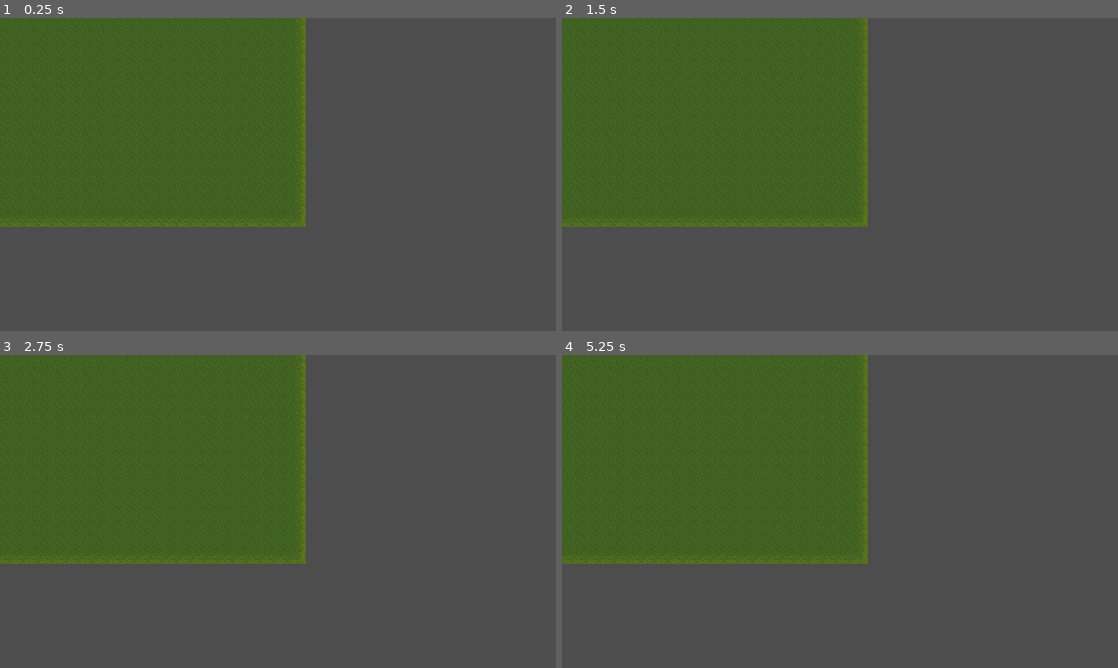
Above: before the commit, frames 1-4 (two rows, left to right).
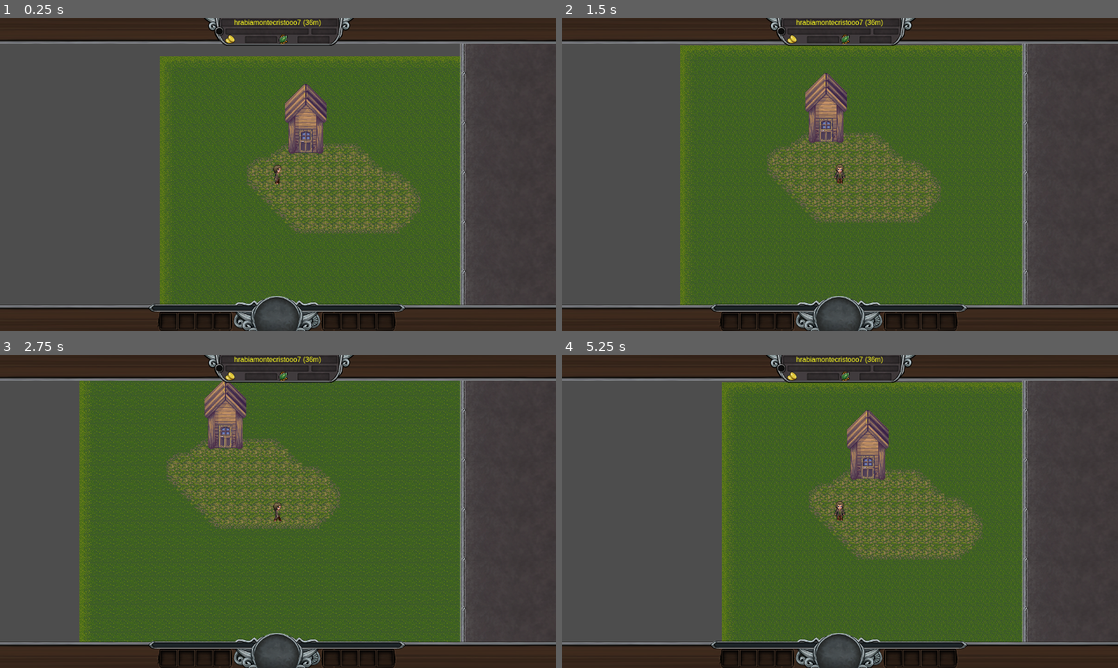
Above: after the commit, the same moments.

Repository: WicherK/Margonem-Godot
Game: Godot game, scene res://Scenes/test_world.tscn
The game is run twice, just before and just after one commit, with the same random seed, the same clock (stepped at 60 frames per second) and the same inputs.
Inputs:
- Up to frame 1 (0.25 s): no input
- Up to frame 2 (1.5 s): tap Enter at 0.5 s; hold Right (ui_right) 0.53-1.28 s; hold Down (ui_down) from 1.28 s (still down)
- Up to frame 3 (2.75 s): release Down (ui_down) at 2.03 s; hold Right (ui_right) from 2.03 s (still down)
- Up to frame 4 (5.25 s): release Right (ui_right) at 2.78 s; hold Up (ui_up) 2.78-3.53 s; hold Left (ui_left) 3.53-5.03 s; hold Down (ui_down) from 5.03 s (still down)

The runs differ from the first frame. In frame 1, 64% of the frame differs, in the area x 0-100%, y 0-100%; in frame 2, 64%; in frame 3, 63%; in frame 4, 64%.

Commit message:
Added more gui
Added more gui elements, applied scaling for every resolution.

Diff:
--- /dev/null
+++ b/Assets/ReadyGUIResources/Bar.tres
@@ -0,0 +1,7 @@
+[gd_resource type="AtlasTexture" load_steps=2 format=3 uid="uid://bmlptfu04sgd7"]
+
+[ext_resource type="Texture2D" uid="uid://bxd5f43w7cocf" path="res://Assets/GUI_Images/GUI.png" id="1_gtohh"]
+
+[resource]
+atlas = ExtResource("1_gtohh")
+region = Rect2(41, 75, 593, 80)
--- /dev/null
+++ b/Assets/ReadyGUIResources/RightScreenBorder.tres
@@ -0,0 +1,7 @@
+[gd_resource type="AtlasTexture" load_steps=2 format=3 uid="uid://bwbj6aw1p711c"]
+
+[ext_resource type="Texture2D" uid="uid://sqnc2joohs7n" path="res://Assets/GUI_Images/chat-powtarzalny-podklad.png" id="1_m8bg8"]
+
+[resource]
+atlas = ExtResource("1_m8bg8")
+region = Rect2(250, 0, 200, 114)
--- a/Assets/GUI_Images/UpperMenu.tres
+++ b/Assets/ReadyGUIResources/UpperMenu.tres
@@ -4,4 +4,4 @@
 
 [resource]
 atlas = ExtResource("1_mboe2")
-region = Rect2(0, -0.0159438, 351.018, 64.0878)
+region = Rect2(0, 0, 351.018, 64.088)
--- /dev/null
+++ b/Assets/ReadyGUIResources/bgdol.tres
@@ -0,0 +1,7 @@
+[gd_resource type="AtlasTexture" load_steps=2 format=3 uid="uid://cs5sht6v2u2au"]
+
+[ext_resource type="Texture2D" uid="uid://cu1bdhgbrap7y" path="res://Assets/GUI_Images/bg-gora-dol.png" id="1_2gexg"]
+
+[resource]
+atlas = ExtResource("1_2gexg")
+region = Rect2(0, 0, 150, 60)
--- /dev/null
+++ b/Assets/ReadyGUIResources/bggora.tres
@@ -0,0 +1,7 @@
+[gd_resource type="AtlasTexture" load_steps=2 format=3 uid="uid://csyrohm23mon"]
+
+[ext_resource type="Texture2D" uid="uid://cu1bdhgbrap7y" path="res://Assets/GUI_Images/bg-gora-dol.png" id="1_px4n6"]
+
+[resource]
+atlas = ExtResource("1_px4n6")
+region = Rect2(0, 61, 150, 59)
--- a/Scenes/test_world.tscn
+++ b/Scenes/test_world.tscn
@@ -1,10 +1,16 @@
-[gd_scene load_steps=25 format=4 uid="uid://cuaxig4t7u0ou"]
+[gd_scene load_steps=32 format=4 uid="uid://cuaxig4t7u0ou"]
 
 [ext_resource type="TileSet" uid="uid://bpkfpoph55cxs" path="res://Assets/Tilesets/Ground.tres" id="1_skmq4"]
 [ext_resource type="Script" uid="uid://ddke4q1f5vtwk" path="res://Scripts/Player/movement.gd" id="2_707cn"]
 [ext_resource type="Texture2D" uid="uid://kwi1fodv1dd7" path="res://Assets/Characters_Images/Noob/noob.png" id="2_au00k"]
 [ext_resource type="TileSet" uid="uid://bowjik744ud1v" path="res://Assets/Tilesets/Buildings.tres" id="2_iwv7r"]
 [ext_resource type="Script" uid="uid://s14x8xr8ptfl" path="res://Scripts/Player/animationPlayer.gd" id="4_mq1bj"]
+[ext_resource type="Texture2D" uid="uid://dhode05b0nqm5" path="res://Assets/ReadyGUIResources/UpperMenu.tres" id="6_kt01x"]
+[ext_resource type="Texture2D" uid="uid://bwbj6aw1p711c" path="res://Assets/ReadyGUIResources/RightScreenBorder.tres" id="7_p7j4p"]
+[ext_resource type="Texture2D" uid="uid://cs5sht6v2u2au" path="res://Assets/ReadyGUIResources/bgdol.tres" id="8_0fcji"]
+[ext_resource type="Texture2D" uid="uid://csyrohm23mon" path="res://Assets/ReadyGUIResources/bggora.tres" id="8_dqfvb"]
+[ext_resource type="FontFile" uid="uid://cwsh2evfl732a" path="res://Assets/Fonts/arimo-v14-latin-ext_latin-regular (1).woff2" id="9_5qo1a"]
+[ext_resource type="Texture2D" uid="uid://bmlptfu04sgd7" path="res://Assets/ReadyGUIResources/Bar.tres" id="10_yrarp"]
 
 [sub_resource type="GDScript" id="GDScript_707cn"]
 script/source = "extends TileMapLayer
@@ -148,6 +154,11 @@
 [sub_resource type="RectangleShape2D" id="RectangleShape2D_707cn"]
 size = Vector2(32, 32)
 
+[sub_resource type="LabelSettings" id="LabelSettings_bgy8c"]
+line_spacing = 0.0
+font = ExtResource("9_5qo1a")
+font_color = Color(1, 1, 0.101961, 1)
+
 [node name="World" type="Node2D"]
 
 [node name="Ground" type="TileMapLayer" parent="."]
@@ -190,3 +201,124 @@
 [node name="Collision" type="CollisionShape2D" parent="Player"]
 position = Vector2(0, 8)
 shape = SubResource("RectangleShape2D_707cn")
+
+[node name="Camera" type="Camera2D" parent="Player"]
+
+[node name="CanvasLayer" type="CanvasLayer" parent="."]
+
+[node name="RightBackground" type="BoxContainer" parent="CanvasLayer"]
+anchors_preset = 11
+anchor_left = 1.0
+anchor_right = 1.0
+anchor_bottom = 1.0
+offset_left = -220.0
+offset_top = -96.0
+offset_bottom = 96.0
+grow_horizontal = 0
+grow_vertical = 2
+theme_override_constants/separation = 0
+vertical = true
+
+[node name="BG" type="TextureRect" parent="CanvasLayer/RightBackground"]
+layout_mode = 2
+size_flags_vertical = 3
+texture = ExtResource("7_p7j4p")
+
+[node name="BG2" type="TextureRect" parent="CanvasLayer/RightBackground"]
+layout_mode = 2
+size_flags_vertical = 3
+texture = ExtResource("7_p7j4p")
+
+[node name="BG3" type="TextureRect" parent="CanvasLayer/RightBackground"]
+layout_mode = 2
+size_flags_vertical = 3
+texture = ExtResource("7_p7j4p")
+
+[node name="BG4" type="TextureRect" parent="CanvasLayer/RightBackground"]
+layout_mode = 2
+size_flags_vertical = 3
+texture = ExtResource("7_p7j4p")
+
+[node name="BG5" type="TextureRect" parent="CanvasLayer/RightBackground"]
+layout_mode = 2
+size_flags_vertical = 3
+texture = ExtResource("7_p7j4p")
+
+[node name="BG6" type="TextureRect" parent="CanvasLayer/RightBackground"]
+layout_mode = 2
+size_flags_vertical = 3
+texture = ExtResource("7_p7j4p")
+
+[node name="BG7" type="TextureRect" parent="CanvasLayer/RightBackground"]
+layout_mode = 2
+size_flags_vertical = 3
+texture = ExtResource("7_p7j4p")
+
+[node name="BG8" type="TextureRect" parent="CanvasLayer/RightBackground"]
+layout_mode = 2
+size_flags_vertical = 3
+texture = ExtResource("7_p7j4p")
+
+[node name="UpBackground" type="BoxContainer" parent="CanvasLayer"]
+anchors_preset = 10
+anchor_right = 1.0
+grow_horizontal = 2
+
+[node name="TextureRect" type="TextureRect" parent="CanvasLayer/UpBackground"]
+layout_mode = 2
+size_flags_horizontal = 3
+texture = ExtResource("8_dqfvb")
+
+[node name="Header" type="BoxContainer" parent="CanvasLayer"]
+anchors_preset = 10
+anchor_right = 1.0
+offset_bottom = 64.0
+grow_horizontal = 2
+alignment = 1
+
+[node name="UpperMenu" type="TextureRect" parent="CanvasLayer/Header"]
+layout_mode = 2
+texture = ExtResource("6_kt01x")
+
+[node name="Label" type="Label" parent="CanvasLayer/Header/UpperMenu"]
+texture_filter = 1
+layout_mode = 1
+anchors_preset = 10
+anchor_right = 1.0
+offset_top = 1.0
+offset_bottom = 24.0
+grow_horizontal = 2
+text = "hrabiamontecristooo7 (36m)"
+label_settings = SubResource("LabelSettings_bgy8c")
+horizontal_alignment = 1
+
+[node name="DownBackground" type="BoxContainer" parent="CanvasLayer"]
+anchors_preset = 12
+anchor_top = 1.0
+anchor_right = 1.0
+anchor_bottom = 1.0
+offset_top = -60.0
+grow_horizontal = 2
+grow_vertical = 0
+
+[node name="bgdown" type="TextureRect" parent="CanvasLayer/DownBackground"]
+layout_mode = 2
+size_flags_horizontal = 3
+texture = ExtResource("8_0fcji")
+expand_mode = 2
+
+[node name="Bar" type="BoxContainer" parent="CanvasLayer"]
+anchors_preset = 12
+anchor_top = 1.0
+anchor_right = 1.0
+anchor_bottom = 1.0
+offset_left = -2.0
+offset_top = -80.0
+offset_right = -2.0
+grow_horizontal = 2
+grow_vertical = 0
+alignment = 1
+
+[node name="BarImage" type="TextureRect" parent="CanvasLayer/Bar"]
+layout_mode = 2
+texture = ExtResource("10_yrarp")
--- a/Scripts/Player/movement.gd
+++ b/Scripts/Player/movement.gd
@@ -14,16 +14,16 @@
 func _process(delta):
 	if not moving:
 		var input_vector = Vector2.ZERO
-		if Input.is_action_pressed("ui_right"):
+		if Input.is_action_pressed("right"):
 			animationController.PlayAnim("WalkRight")
 			input_vector.x += 1
-		elif Input.is_action_pressed("ui_left"):
+		elif Input.is_action_pressed("left"):
 			animationController.PlayAnim("WalkLeft")
 			input_vector.x -= 1
-		elif Input.is_action_pressed("ui_up"):
+		elif Input.is_action_pressed("up"):
 			animationController.PlayAnim("WalkUp")
 			input_vector.y -= 1
-		elif Input.is_action_pressed("ui_down"):
+		elif Input.is_action_pressed("down"):
 			animationController.PlayAnim("WalkDown")
 			input_vector.y += 1
 
@@ -39,5 +39,5 @@
 			position = target
 			moving = false
 	else:
-		if not Input.is_anything_pressed():
+		if not (Input.is_action_pressed("right") or Input.is_action_pressed("left") or Input.is_action_pressed("up") or Input.is_action_pressed("down")):
 			animationController.PlayAnim("Stop")
--- a/project.godot
+++ b/project.godot
@@ -19,6 +19,36 @@
 
 window/size/viewport_width=1280
 window/size/viewport_height=720
+window/stretch/mode="viewport"
+window/stretch/aspect="expand"
+mouse_cursor/custom_image="uid://d2rery3l6yt7t"
+
+[input]
+
+left={
+"deadzone": 0.2,
+"events": [Object(InputEventKey,"resource_local_to_scene":false,"resource_name":"","device":-1,"window_id":0,"alt_pressed":false,"shift_pressed":false,"ctrl_pressed":false,"meta_pressed":false,"pressed":false,"keycode":0,"physical_keycode":65,"key_label":0,"unicode":97,"location":0,"echo":false,"script":null)
+, Object(InputEventKey,"resource_local_to_scene":false,"resource_name":"","device":-1,"window_id":0,"alt_pressed":false,"shift_pressed":false,"ctrl_pressed":false,"meta_pressed":false,"pressed":false,"keycode":0,"physical_keycode":4194319,"key_label":0,"unicode":0,"location":0,"echo":false,"script":null)
+]
+}
+right={
+"deadzone": 0.2,
+"events": [Object(InputEventKey,"resource_local_to_scene":false,"resource_name":"","device":-1,"window_id":0,"alt_pressed":false,"shift_pressed":false,"ctrl_pressed":false,"meta_pressed":false,"pressed":false,"keycode":0,"physical_keycode":68,"key_label":0,"unicode":100,"location":0,"echo":false,"script":null)
+, Object(InputEventKey,"resource_local_to_scene":false,"resource_name":"","device":-1,"window_id":0,"alt_pressed":false,"shift_pressed":false,"ctrl_pressed":false,"meta_pressed":false,"pressed":false,"keycode":0,"physical_keycode":4194321,"key_label":0,"unicode":0,"location":0,"echo":false,"script":null)
+]
+}
+up={
+"deadzone": 0.2,
+"events": [Object(InputEventKey,"resource_local_to_scene":false,"resource_name":"","device":-1,"window_id":0,"alt_pressed":false,"shift_pressed":false,"ctrl_pressed":false,"meta_pressed":false,"pressed":false,"keycode":0,"physical_keycode":87,"key_label":0,"unicode":119,"location":0,"echo":false,"script":null)
+, Object(InputEventKey,"resource_local_to_scene":false,"resource_name":"","device":-1,"window_id":0,"alt_pressed":false,"shift_pressed":false,"ctrl_pressed":false,"meta_pressed":false,"pressed":false,"keycode":0,"physical_keycode":4194320,"key_label":0,"unicode":0,"location":0,"echo":false,"script":null)
+]
+}
+down={
+"deadzone": 0.2,
+"events": [Object(InputEventKey,"resource_local_to_scene":false,"resource_name":"","device":-1,"window_id":0,"alt_pressed":false,"shift_pressed":false,"ctrl_pressed":false,"meta_pressed":false,"pressed":false,"keycode":0,"physical_keycode":83,"key_label":0,"unicode":115,"location":0,"echo":false,"script":null)
+, Object(InputEventKey,"resource_local_to_scene":false,"resource_name":"","device":-1,"window_id":0,"alt_pressed":false,"shift_pressed":false,"ctrl_pressed":false,"meta_pressed":false,"pressed":false,"keycode":0,"physical_keycode":4194322,"key_label":0,"unicode":0,"location":0,"echo":false,"script":null)
+]
+}
 
 [rendering]
 
Binary file added: Assets/Fonts/arimo-v14-latin-ext_latin-700 (1).woff2
Not shown, added: Assets/Fonts/arimo-v14-latin-ext_latin-700 (1).woff2.import
Binary file added: Assets/Fonts/arimo-v14-latin-ext_latin-700italic (1).woff2
Not shown, added: Assets/Fonts/arimo-v14-latin-ext_latin-700italic (1).woff2.import
Binary file added: Assets/Fonts/arimo-v14-latin-ext_latin-italic.woff2
Not shown, added: Assets/Fonts/arimo-v14-latin-ext_latin-italic.woff2.import
Binary file added: Assets/Fonts/arimo-v14-latin-ext_latin-regular (1).woff2
Not shown, added: Assets/Fonts/arimo-v14-latin-ext_latin-regular (1).woff2.import
Renamed: Assets/AdditionalsNotSortedYet/chat-powtarzalny-podklad.png -> Assets/GUI_Images/chat-powtarzalny-podklad.png
Not shown, changed: Assets/GUI_Images/chat-powtarzalny-podklad.png.import
Renamed: Assets/GUI_Images/cursor.png -> Assets/ReadyGUIResources/cursor.png
Not shown, changed: Assets/ReadyGUIResources/cursor.png.import
(and 4 more such lines)
